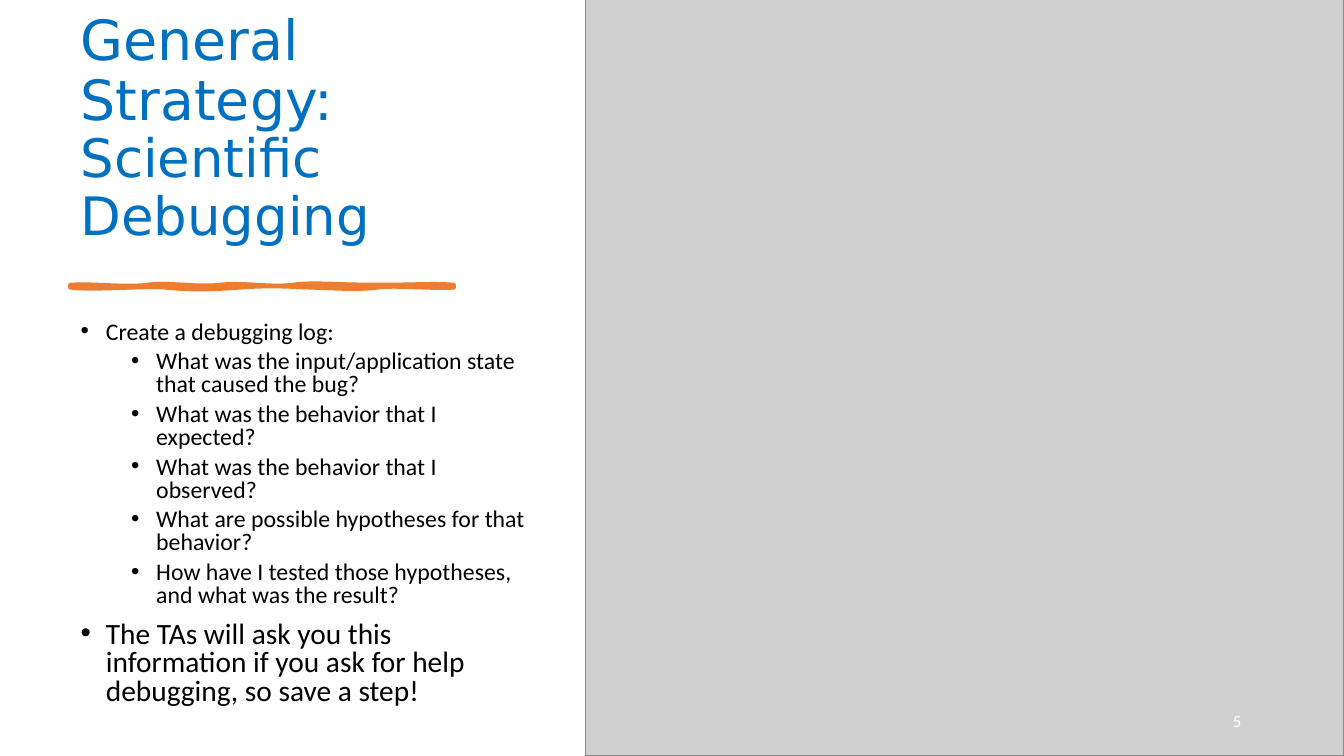
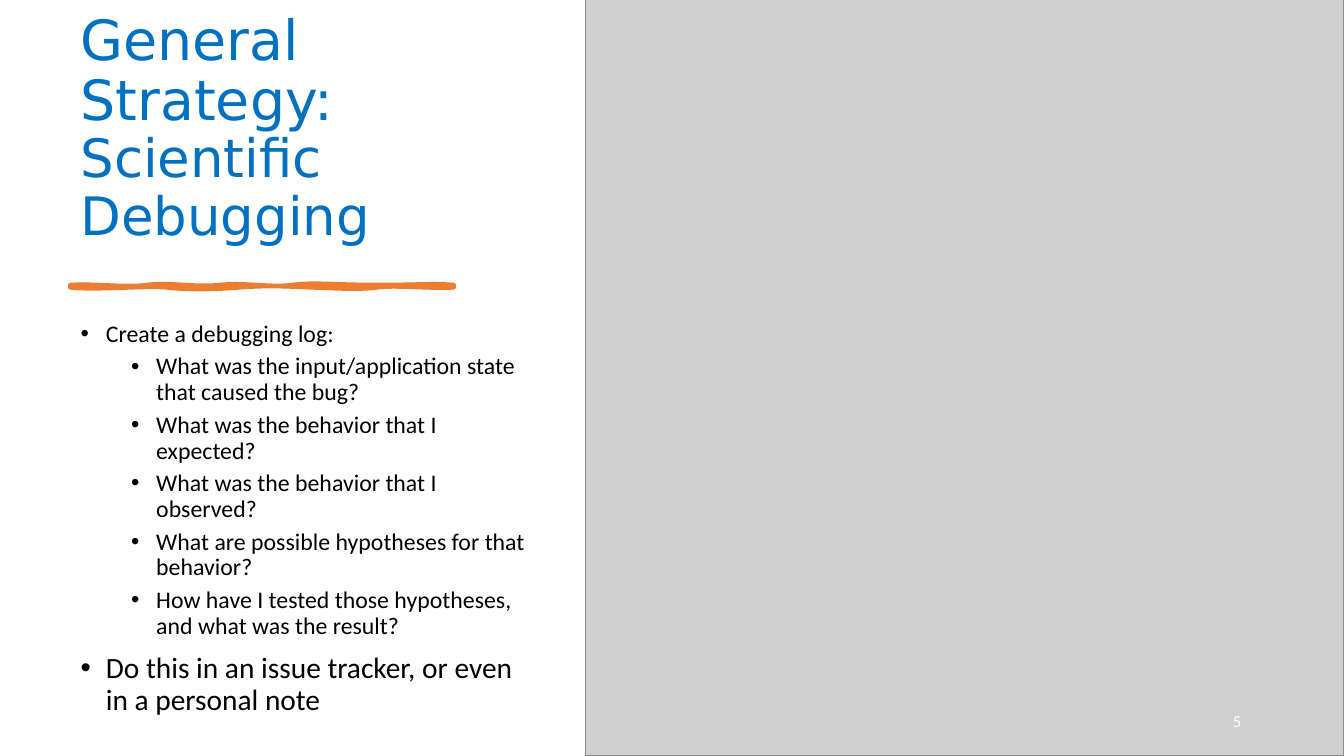
Before and after one commit to neu-se/CS4530-Spring-2022, a slide deck: slide 5 of Slides/Lesson 4.4 Debugging.pptx. Drawn at 1344x756 pixels with LibreOffice and Linux fonts; fonts in the diff are those of the drawing; grey boxes stand for pictures. Boxes give left, top, right and bottom in pixels: in the first picture for what was removed or moved away, otherwise in the second. Text is boxed around its words. In the diff, an @@ line names an element or a change of style, - is before the commit and + after.

```diff
--- a/Slides/Lesson 4.4 Debugging.pptx
+++ b/Slides/Lesson 4.4 Debugging.pptx
@@ text at (106,325,525,634): line spacing 0.8 to 0.9 @@
@@ text at (106,657,513,715): text changed @@
-• The TAs will ask you this information if you ask for help debugging, so save a step!
+• Do this in an issue tracker, or even in a personal note
```
Also in this commit, not shown: 2 other slides changed, 4 slides added, 1 other file.
